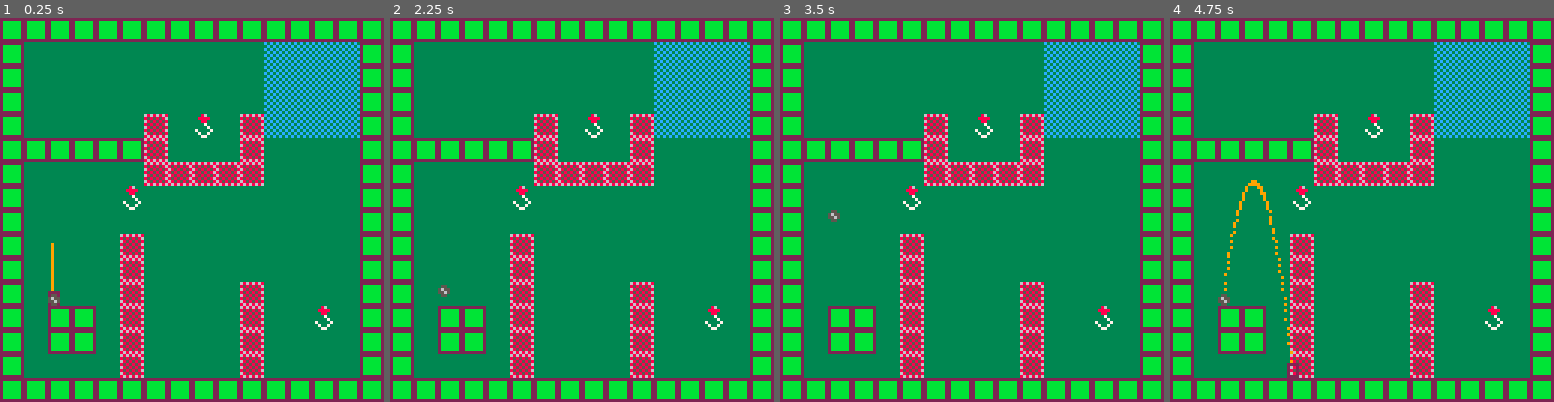
Above: before the commit, frames 1-4 (left to right).
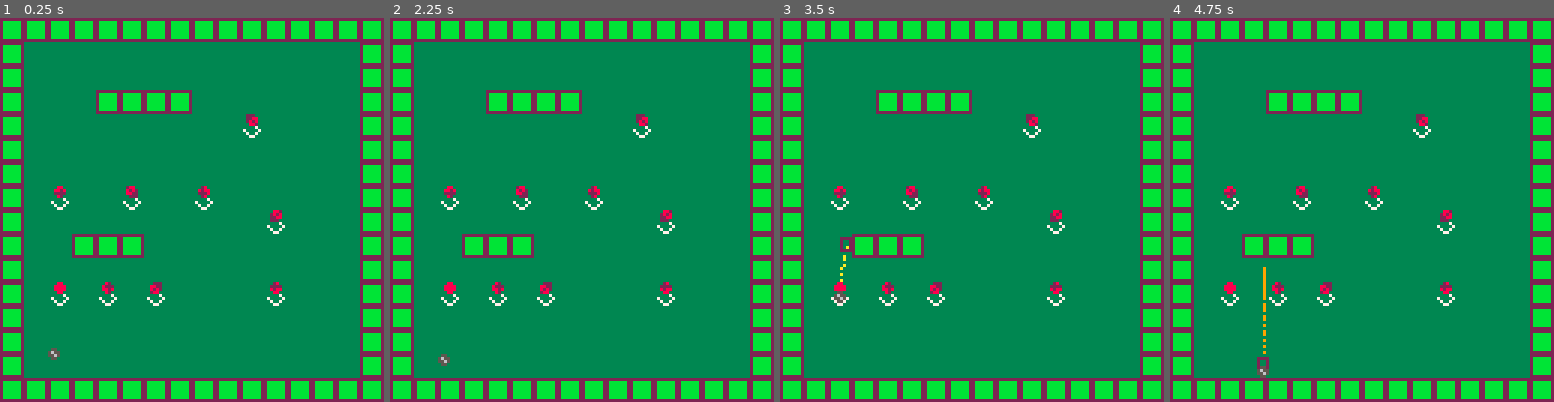
Above: after the commit, the same moments.

Repository: davidjtferguson/golf-escape
Game: PICO-8 cartridge golf_escape.p8
Two runs of this game, one before a commit and one after it. Both use one fixed random seed, a clock stepped at 60 frames per second and the inputs below.
Inputs:
- Up to frame 1 (0.25 s): no input
- Up to frame 2 (2.25 s): tap O (Z key) at 0.33, 0.7, 1.43, 2.22 s; tap X (X key) at 1.07, 2.07 s; hold Left from 1.97 s (still down)
- Up to frame 3 (3.5 s): release Left at 2.37 s; tap X (X key) every 0.33 s from 2.4 to 3.4 s; hold Right from 2.87 s (still down); tap O (Z key) at 3.1 s
- Up to frame 4 (4.75 s): release Right at 3.53 s; tap X (X key) every 0.33 s from 3.73 to 4.73 s; tap O (Z key) at 3.98 s; hold Right 4.13-4.53 s

The runs differ from the first frame. In frame 1, 18% of the frame differs, in the area x 6-94%, y 6-94%; in frame 2, 18%; in frame 3, 18%; in frame 4, 18%.

Commit message:
add hook movement

Diff:
--- a/golf_escape.p8
+++ b/golf_escape.p8
@@ -13,11 +13,13 @@
 
  slowfraction=0.1
 
+ hookspeed=0.05
+
  --checkpoint
 
  --edit to change spawn point
  xcp=2
- ycp=44
+ ycp=61
 
  resetav()
 
@@ -46,54 +48,6 @@
 
 end
 
-function resetav()
- av={
-  --consts
-  w=pixel*3,
-
-  --todo:collision is checking
-  -- one pixel too high
-  h=pixel*4,
-
-  r=pixel*2,
-
-  --vars
-  x=xcp,
-  y=ycp,
-
-  xvel=0,
-  yvel=0,
-
-  colstate="air",
-
-  s=2,
-
-  slowstate="none",
-
-  canswing=false,
- }
-
- resetswing()
-end
-
-function resetswing()
- swing={
-  xvec=0,
-  yvec=-1,
-  currdecaypause=0,
-
-  --consts
-  lowf=0.2,
-  highf=0.7,
-  rotangle=1/48,
-  btnf=0.05,
-  decay=0.002,
-  decaypause=7,
- }
-
- swing.force=swing.lowf
-end
-
 function _update60()
  currentupdate()
 end
@@ -144,10 +98,7 @@
    end
 
    if av.colstate=="hook" then
-    av.hook.active=false
-
-    --remove reference
-    av.hook=nil
+    hookreleaseav(av.hook)
    end
   end
  end
@@ -222,8 +172,13 @@
 
  --game obj update
  for h in all(hooks) do
+  if h.avon then
+   h.x+=h.xvel
+   h.y+=h.yvel
+  end
+
   if circlecollision(av,h) and
-     h.active==true then
+     h.active then
    av.x=h.x+h.r
    av.y=h.y+h.r+pixel
 
@@ -233,6 +188,14 @@
    av.colstate="hook"
 
    av.canswing=true
+
+   h.avon=true
+
+   if av.hook!=nil and
+      h!=av.hook then
+    --move to new hook
+    hookreleaseav(av.hook)
+   end
 
    av.hook=h
   elseif not circlecollision(av,h) and
@@ -577,20 +540,124 @@
  end
 end
 
+function hookreleaseav(hook)
+ hook.active=false
+
+ --todo:smoothly return
+ hook.x=hook.spawnx
+ hook.y=hook.spawny
+
+ hook.avon=false
+
+ --remove reference
+ av.hook=nil
+end
+
 -->8
 --init bits
 
+function resetav()
+ av={
+  --consts
+  w=pixel*3,
+
+  --todo:collision is checking
+  -- one pixel too high
+  h=pixel*4,
+
+  r=pixel*2,
+
+  --vars
+  x=xcp,
+  y=ycp,
+
+  xvel=0,
+  yvel=0,
+
+  colstate="air",
+
+  s=2,
+
+  slowstate="none",
+
+  canswing=false,
+ }
+
+ resetswing()
+end
+
+function resetswing()
+ swing={
+  --consts
+  lowf=0.2,
+  highf=0.7,
+  rotangle=1/48,
+  btnf=0.05,
+  decay=0.002,
+  decaypause=7,
+
+  --vars
+  xvec=0,
+  yvec=-1,
+  currdecaypause=0,
+ }
+
+ swing.force=swing.lowf
+end
+
 function createhook(x,y)
  h={
-  x=x,
-  y=y,
+  --consts
+  spawnx=x,
+  spawny=y,
   xcenoff=pixel*4,
   ycenoff=pixel*6,
   r=pixel*2,
   s=32,
+
+  --vars
+  x=x,
+  y=y,
   active=true,
+  avon=false,
+  xvel=0,
+  yvel=0,
  }
 
+ if checkflag(x,y,4) and
+    checkflag(x,y,5) then
+  h.yvel=-hookspeed
+  h.xvel=hookspeed
+  h.s=34
+ elseif checkflag(x,y,5) and
+        checkflag(x,y,6) then
+  h.yvel=hookspeed
+  h.xvel=hookspeed
+  h.s=36
+ elseif checkflag(x,y,6) and
+        checkflag(x,y,7) then
+  h.yvel=hookspeed
+  h.xvel=-hookspeed
+  h.s=38
+ elseif checkflag(x,y,7) and
+        checkflag(x,y,4) then
+  h.yvel=-hookspeed
+  h.xvel=-hookspeed
+  h.s=40
+ elseif checkflag(x,y,4) then
+  h.yvel=-hookspeed
+  h.s=33
+ elseif checkflag(x,y,5) then
+  h.xvel=hookspeed
+  h.s=35
+ elseif checkflag(x,y,6) then
+  h.yvel=hookspeed
+  h.s=37
+ elseif checkflag(x,y,7) then
+  h.xvel=-hookspeed
+  h.s=39
+ end
+
  add(hooks,h)
 end
 
@@ -819,8 +886,40 @@
 
 
 
+…(32 lines of a section not shown)…
 __gff__
-0001000305102000400000000000000001000000000000000000000000000000080000000000000000000000000000000000000000000000000000000000000000000000000000000000000000000000000000000000000000000000000000000000000000000000000000000000000000000000000000000000000000000000
+0001000305102000400000000000000001000000000000000000000000000000081838286848c88898000000000000000000000000000000000000000000000000000000000000000000000000000000000000000000000000000000000000000000000000000000000000000000000000000000000000000000000000000000
 0000000000000000000000000000000000000000000000000000000000000000000000000000000000000000000000000000000000000000000000000000000000000000000000000000000000000000000000000000000000000000000000000000000000000000000000000000000000000000000000000000000000000000
 __map__
 0101010101100101010101100101010101010101010101010101010101010101010101010101010101010101010101010000000000000000000000000000000000000000000000000000000000000000000000000000000000000000000000000000000000000000000000000000000000000000000000000000000000000000
Not shown, changed: 72 lines of the sprite sheet (__gfx__) section of golf_escape.p8
